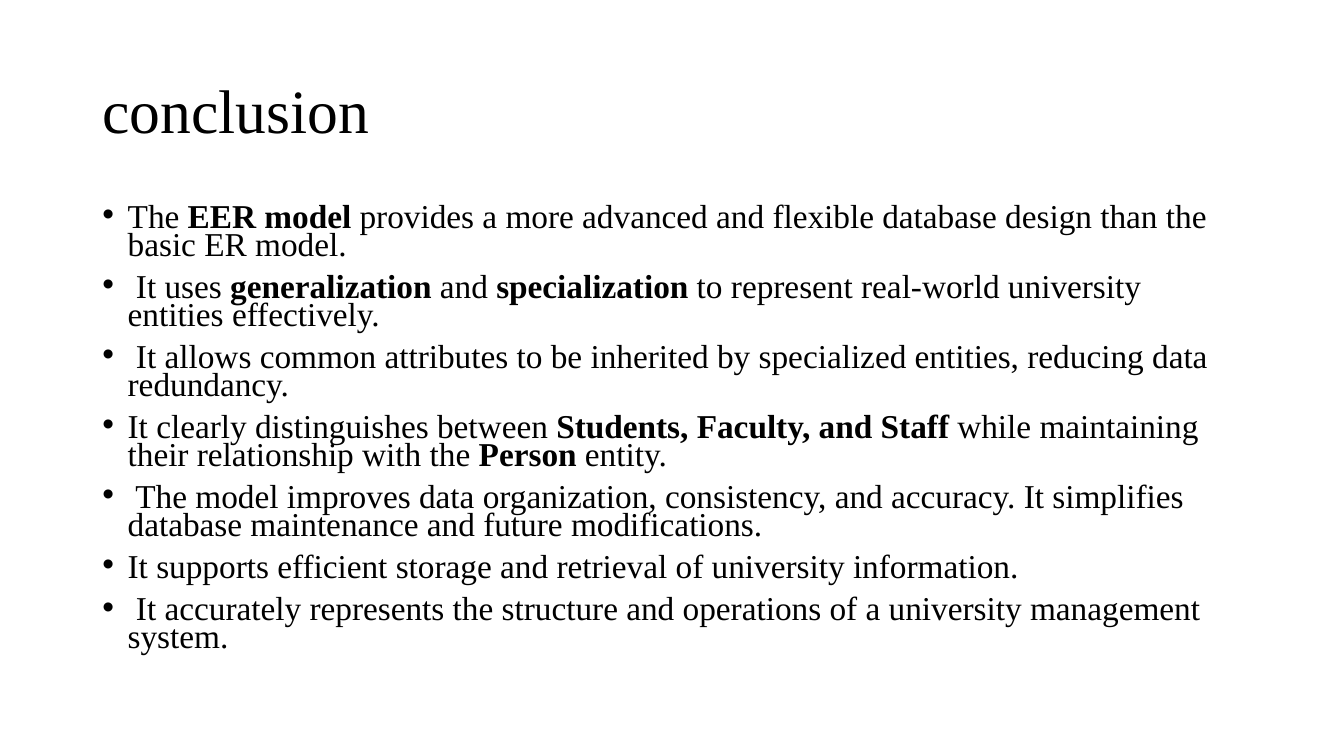
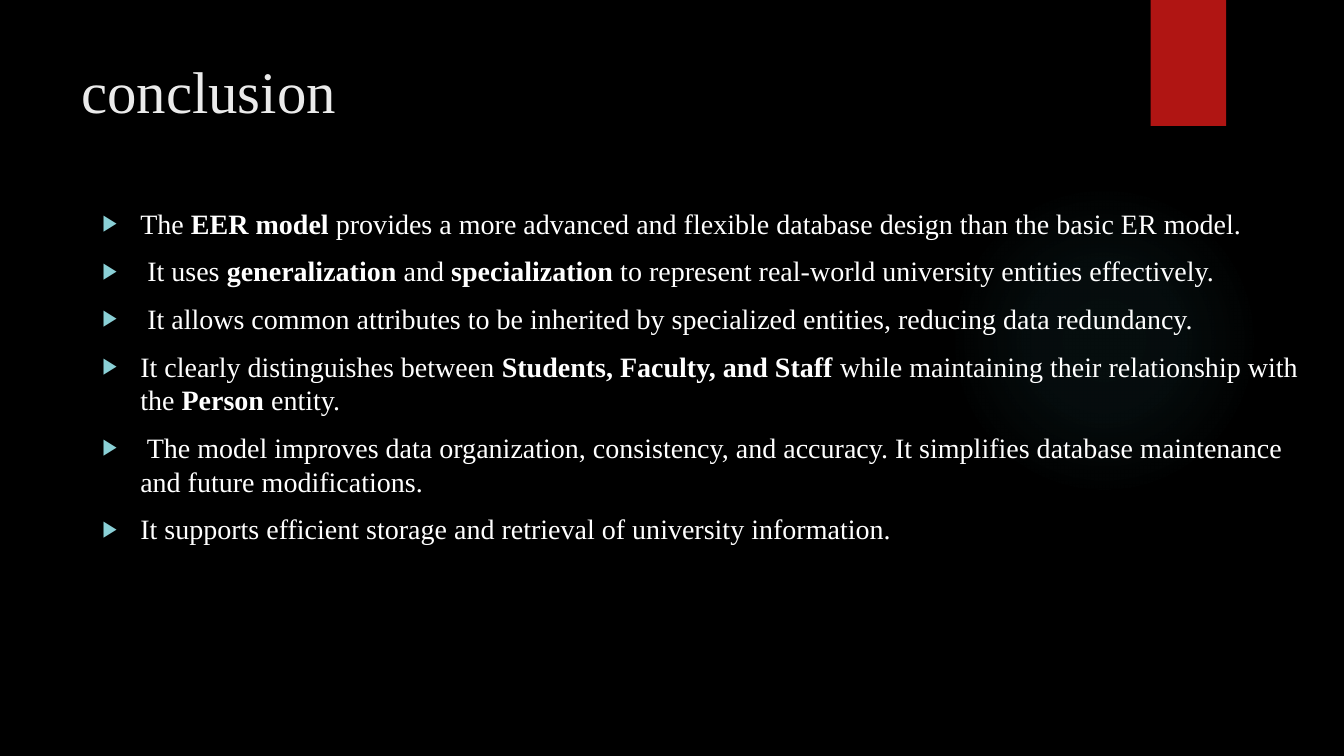
Before and after one commit to priyasiddapu-create/csa-0504-dbms, a slide deck: slide 8 of dbms ppt.pptx. Drawn at 1344x756 pixels with LibreOffice and Linux fonts; fonts in the diff are those of the drawing; background and template pictures are left out. Boxes give left, top, right and bottom in pixels: in the first picture for what was removed or moved away, otherwise in the second. Text is boxed around its words. In the diff, an @@ line names an element or a change of style, - is before the commit and + after.

```diff
--- a/dbms ppt.pptx
+++ b/dbms ppt.pptx
@@ background #FFFFFF to picture (left out) @@
@@ rectangle added at (x1=1150, y1=0, x2=1226, y2=126), fill #B01513 @@
@@ title "conclusion" moved from (x1=102, y1=90, x2=369, y2=134) to (x1=81, y1=72, x2=336, y2=114) @@
@@ title "conclusion" at (x1=81, y1=72, x2=336, y2=114): size 44 to 42 pt, text colour #000000 to #EBEBEB; line spacing 0.9 to 1; vertical alignment middle to top @@
@@ text "The EER model provides a ..." at (x1=140, y1=214, x2=1298, y2=545): size 23.8 to 20 pt, text colour #000000 to #FFFFFF; bullet • to ▶; line spacing 0.7 to 1 @@
@@ ellipse added at (x1=949, y1=185, x2=1259, y2=495), fill gradient #50B9C1 @@
@@ text at (x1=128, y1=596, x2=1200, y2=655): paragraph removed @@
-• It accurately represents the structure and operations of a university management system.
```
Also in this commit, not shown: 19 other slides changed, 1 slide added.
